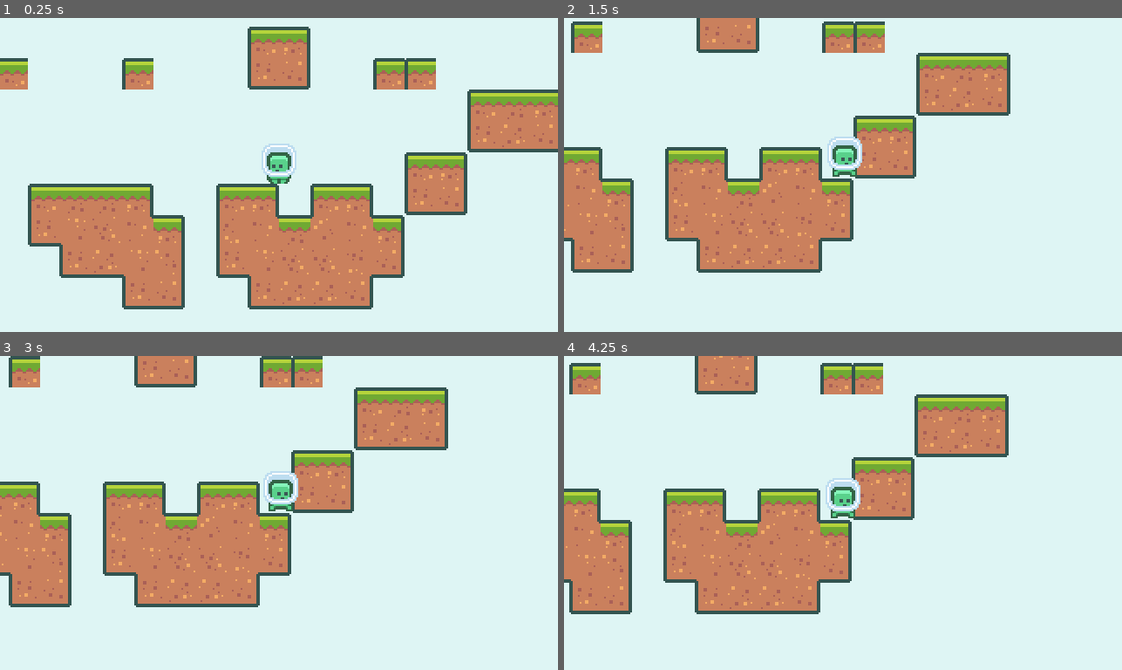
Above: before the commit, frames 1-4 (two rows, left to right).
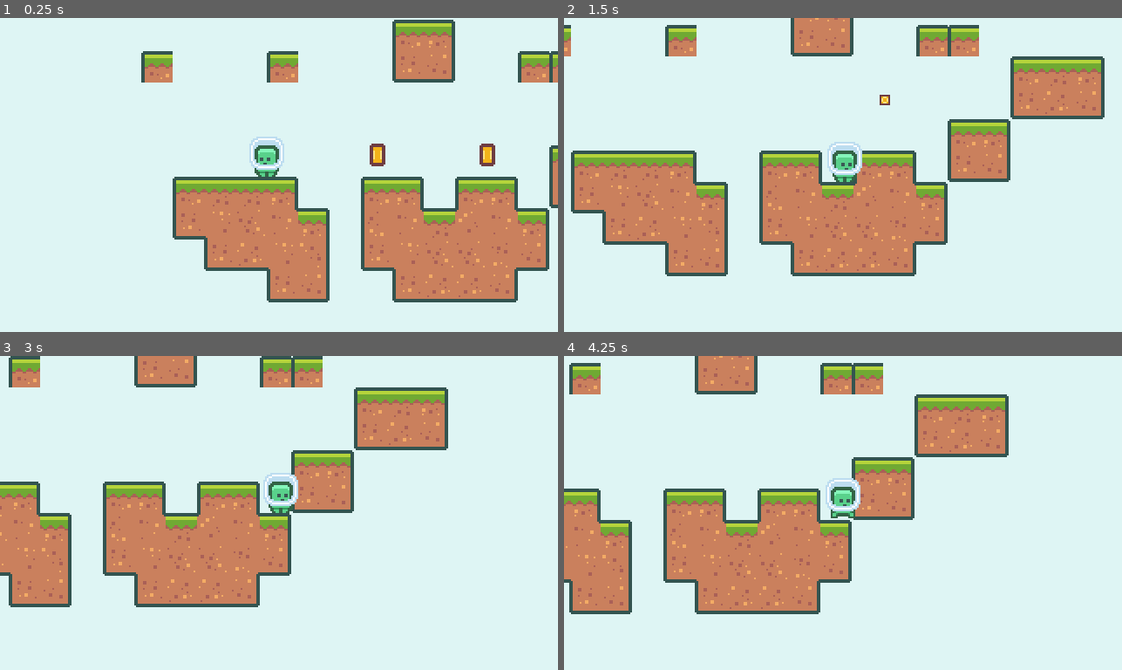
Above: after the commit, the same moments.

Repository: nahuakang/2dplatformer
Game: Godot game, scene res://scenes/Main.tscn
The game is run twice, just before and just after one commit, with the same random seed, the same clock (stepped at 60 frames per second) and the same inputs.
Inputs:
- Up to frame 1 (0.25 s): no input
- Up to frame 2 (1.5 s): hold D (move_right) from 0.53 s (still down); tap W (jump) at 0.77 s
- Up to frame 3 (3 s): tap W (jump) at 1.52 s; release D (move_right) at 2.03 s; hold A (move_left) 2.03-2.78 s; hold D (move_right) from 2.78 s (still down)
- Up to frame 4 (4.25 s): keep holding D (move_right); tap W (jump) at 3.02, 3.77 s

The runs differ from the first frame. In frame 1, 40% of the frame differs, in the area x 0-100%, y 0-93%; in frame 2, 34%; in frame 3, 0.4%; in frame 4, nothing differs.

Commit message:
add collectible coins

Diff:
--- /dev/null
+++ b/scenes/Coin.gd
@@ -0,0 +1,12 @@
+extends Node2D
+
+func _ready() -> void:
+	$Area2D.connect("area_entered", self, "on_area_entered")
+
+func on_area_entered(area2d: Area2D):
+	$AnimationPlayer.play("pickup")
+	call_deferred("disable_pickup")
+
+
+func disable_pickup() -> void:
+	$Area2D/CollisionShape2D.disabled = true
--- /dev/null
+++ b/scenes/Coin.tscn
@@ -0,0 +1,96 @@
+[gd_scene load_steps=8 format=2]
+
+[ext_resource path="res://assets/coin/tile_0151.png" type="Texture" id=1]
+[ext_resource path="res://assets/coin/tile_0152.png" type="Texture" id=2]
+[ext_resource path="res://scenes/Coin.gd" type="Script" id=3]
+
+[sub_resource type="Animation" id=3]
+resource_name = "idle"
+loop = true
+tracks/0/type = "value"
+tracks/0/path = NodePath("AnimatedSprite:position")
+tracks/0/interp = 2
+tracks/0/loop_wrap = true
+tracks/0/imported = false
+tracks/0/enabled = true
+tracks/0/keys = {
+"times": PoolRealArray( 0, 0.5 ),
+"transitions": PoolRealArray( 1, 1 ),
+"update": 0,
+"values": [ Vector2( 0, 0 ), Vector2( 0, -8 ) ]
+}
+
+[sub_resource type="Animation" id=4]
+resource_name = "pickup"
+length = 0.4
+loop = true
+tracks/0/type = "value"
+tracks/0/path = NodePath("AnimatedSprite:position")
+tracks/0/interp = 2
+tracks/0/loop_wrap = true
+tracks/0/imported = false
+tracks/0/enabled = true
+tracks/0/keys = {
+"times": PoolRealArray( 0, 0.2, 0.4 ),
+"transitions": PoolRealArray( 1, 1, 1 ),
+"update": 0,
+"values": [ Vector2( 0, 0 ), Vector2( 0, -16 ), Vector2( 0, -20 ) ]
+}
+tracks/1/type = "value"
+tracks/1/path = NodePath("AnimatedSprite:scale")
+tracks/1/interp = 2
+tracks/1/loop_wrap = true
+tracks/1/imported = false
+tracks/1/enabled = true
+tracks/1/keys = {
+"times": PoolRealArray( 0, 0.2, 0.4 ),
+"transitions": PoolRealArray( 1, 1, 1 ),
+"update": 0,
+"values": [ Vector2( 1, 1 ), Vector2( 1, 1 ), Vector2( 0, 0 ) ]
+}
+tracks/2/type = "method"
+tracks/2/path = NodePath(".")
+tracks/2/interp = 1
+tracks/2/loop_wrap = true
+tracks/2/imported = false
+tracks/2/enabled = true
+tracks/2/keys = {
+"times": PoolRealArray( 0.4 ),
+"transitions": PoolRealArray( 1 ),
+"values": [ {
+"args": [  ],
+"method": "queue_free"
+} ]
+}
+
+[sub_resource type="CircleShape2D" id=2]
+radius = 16.0
+
+[sub_resource type="SpriteFrames" id=1]
+animations = [ {
+"frames": [ ExtResource( 1 ), ExtResource( 2 ) ],
+"loop": true,
+"name": "default",
+"speed": 7.0
+} ]
+
+[node name="Coin" type="Node2D"]
+script = ExtResource( 3 )
+
+[node name="AnimationPlayer" type="AnimationPlayer" parent="."]
+autoplay = "idle"
+anims/idle = SubResource( 3 )
+anims/pickup = SubResource( 4 )
+
+[node name="Area2D" type="Area2D" parent="."]
+collision_layer = 8388608
+collision_mask = 8388608
+
+[node name="CollisionShape2D" type="CollisionShape2D" parent="Area2D"]
+shape = SubResource( 2 )
+
+[node name="AnimatedSprite" type="AnimatedSprite" parent="."]
+position = Vector2( 0, -0.166794 )
+scale = Vector2( 1.04286, 1.04286 )
+frames = SubResource( 1 )
+playing = true
--- a/scenes/Main.tscn
+++ b/scenes/Main.tscn
@@ -1,8 +1,9 @@
-[gd_scene load_steps=22 format=2]
+[gd_scene load_steps=23 format=2]
 
 [ext_resource path="res://assets/tiles/tiles_packed.png" type="Texture" id=1]
 [ext_resource path="res://scenes/Player.tscn" type="PackedScene" id=2]
 [ext_resource path="res://scenes/GameCamera.tscn" type="PackedScene" id=3]
+[ext_resource path="res://scenes/Coin.tscn" type="PackedScene" id=4]
 
 [sub_resource type="ConvexPolygonShape2D" id=4]
 points = PoolVector2Array( 18, 18, 0, 18, 0, 0, 18, 0 )
@@ -192,5 +193,12 @@
 tile_data = PoolIntArray( -196609, 0, 0, -262144, 0, 2, -131081, 0, 0, -131077, 0, 0, -131073, 0, 131072, -196608, 0, 1 …(772 unchanged characters)…
 
 [node name="Player" parent="." instance=ExtResource( 2 )]
+position = Vector2( -90, 18 )
 
 [node name="GameCamera" parent="." instance=ExtResource( 3 )]
+
+[node name="Coin" parent="." instance=ExtResource( 4 )]
+position = Vector2( -27, 9 )
+
+[node name="Coin2" parent="." instance=ExtResource( 4 )]
+position = Vector2( 36, 9 )
--- a/scenes/Player.tscn
+++ b/scenes/Player.tscn
@@ -1,8 +1,11 @@
-[gd_scene load_steps=6 format=2]
+[gd_scene load_steps=7 format=2]
 
 [ext_resource path="res://assets/player/character_0000.png" type="Texture" id=1]
 [ext_resource path="res://scenes/Player.gd" type="Script" id=2]
 [ext_resource path="res://assets/player/character_0001.png" type="Texture" id=3]
+
+[sub_resource type="CircleShape2D" id=5]
+radius = 16.0
 
 [sub_resource type="SpriteFrames" id=4]
 animations = [ {
@@ -32,6 +35,14 @@
 wait_time = 0.15
 one_shot = true
 
+[node name="Area2D" type="Area2D" parent="."]
+collision_layer = 8388608
+collision_mask = 8388608
+
+[node name="CollisionShape2D" type="CollisionShape2D" parent="Area2D"]
+position = Vector2( 0, -12 )
+shape = SubResource( 5 )
+
 [node name="AnimatedSprite" type="AnimatedSprite" parent="."]
 frames = SubResource( 4 )
 animation = "idle"
Binary file added: assets/coin/tile_0151.png
Not shown, added: assets/coin/tile_0151.png.import
Binary file added: assets/coin/tile_0152.png
Not shown, added: assets/coin/tile_0152.png.import
